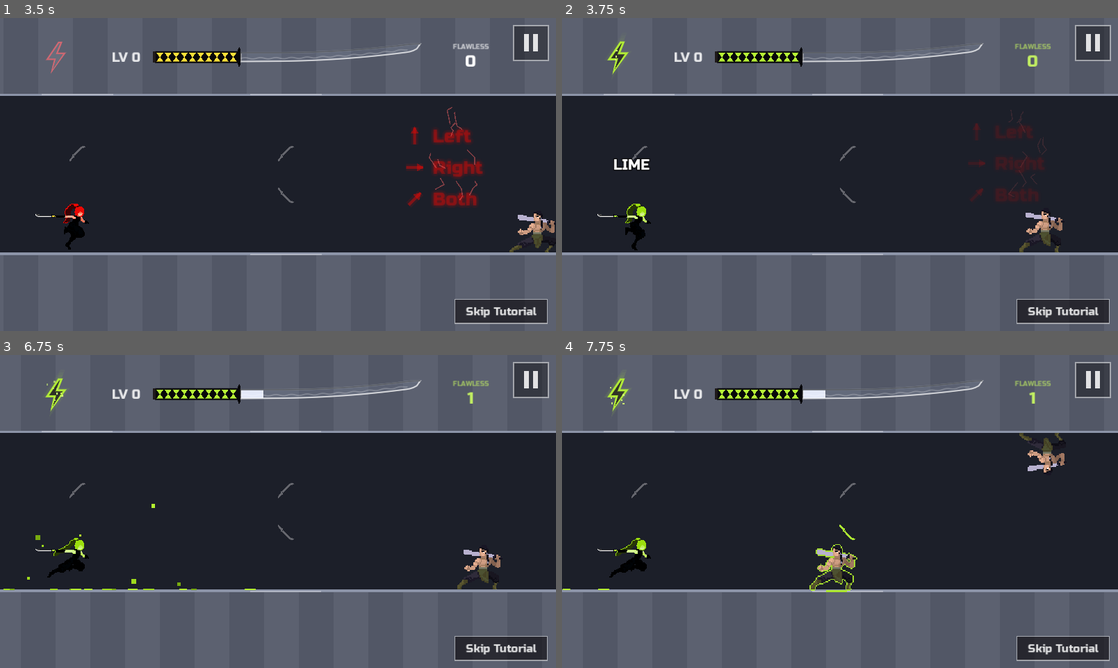
Above: before the commit, frames 1-4 (two rows, left to right).
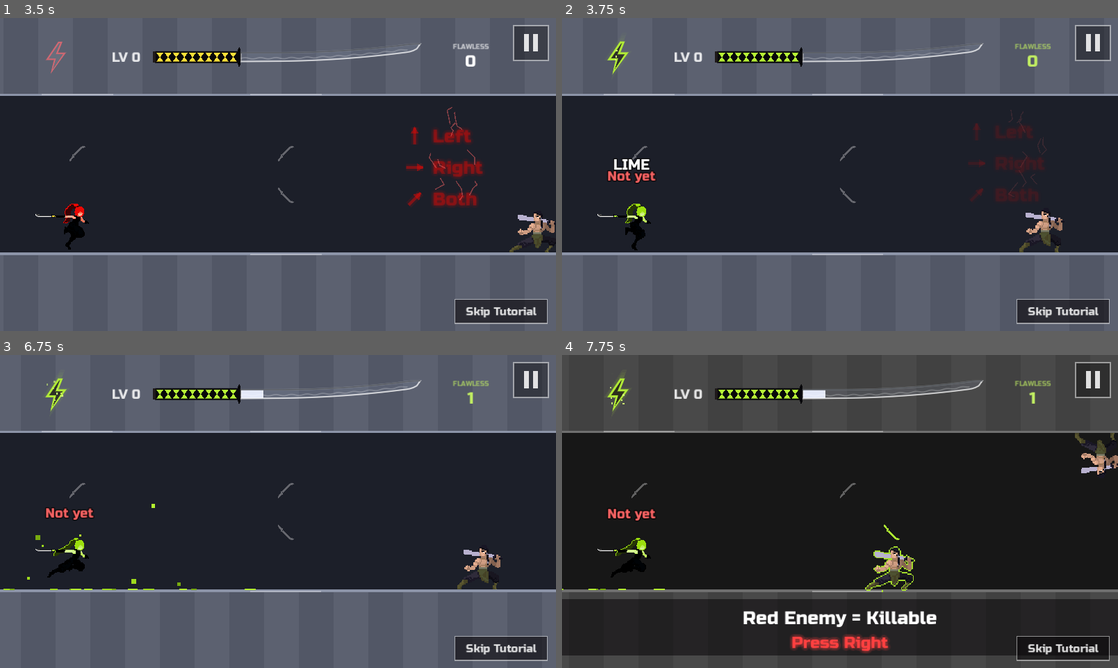
Above: after the commit, the same moments.

Repository: fredsbreads/game-off
Game: Godot game, scene res://scenes/main.tscn
The game is run twice, just before and just after one commit, with the same random seed, the same clock (stepped at 60 frames per second) and the same inputs. Sound files missing from this copy of the repository are replaced by a short silence.
Inputs (mouse positions are in pixels of both pictures, inside the frame that each line leads up to):
- Up to frame 1 (3.5 s): tap Enter at 0.5, 2.1 s; move the mouse to (400, 158) at 0.52 s; hold Right 0.53-1.28 s; hold J (tp_vertical) 0.53-1.28 s; click (400, 158) at 0.67 s; tap Space at 0.77, 1.52, 3.02 s; move the mouse to (166, 190) at 1.27 s; hold Down 1.28-2.03 s; tap Shift at 1.35 s; move the mouse to (333, 105) at 2.02 s; hold Right 2.03-2.78 s; move the mouse to (250, 237) at 2.77 s; hold K (tp_forward) from 2.78 s (still down); tap Keypad Enter at 2.85 s; click (250, 237) at 2.92 s
- Up to frame 2 (3.75 s): move the mouse to (1006, 221) at 3.52 s; release K (tp_forward) at 3.53 s; hold Left from 3.53 s (still down); tap C at 3.6 s
- Up to frame 3 (6.75 s): tap Space at 3.77, 4.52, 6.02 s; tap P (pause) at 4.15 s; move the mouse to (111, 464) at 4.27 s; tap M at 4.35 s; move the mouse to (305, 511) at 5.02 s; release Left at 5.03 s; hold Down 5.03-5.78 s; tap O at 5.1 s; click (305, 511) at 5.17 s; move the mouse to (194, 433) at 5.77 s; hold Right 5.78-6.53 s; tap L at 5.85 s; move the mouse to (400, 495) at 6.52 s; hold K (tp_forward) from 6.53 s (still down); tap 1 at 6.6 s
- Up to frame 4 (7.75 s): tap Space at 6.77, 7.52 s; move the mouse to (728, 527) at 7.27 s; release K (tp_forward) at 7.28 s; hold Right from 7.28 s (still down); tap 5 at 7.35 s; click (728, 527) at 7.42 s

Frame 1 is identical in both runs. In frame 2, 0.2% of the frame differs, in the area x 8-17%, y 48-53%; in frame 3, 0.2%; in frame 4, 49%, in the area x 0-100%, y 0-100%.

Commit message:
Flawless rainbow at a streak of 100; tutorial fixes
The rainbow: at a flawless streak of 100 (while golden), a five-slash
finisher, a new colour on each slash, then a wave of every colour; her
colour then fades round twelve hues (her red, ember, orange, yellow,
lime, green, teal, cyan, blue, indigo, violet, magenta), one a second,
stepping on every hit of an auto-chain. A PERFECT chain then fills the
power-up meter in one go. Quick the second time in a run. Options offers
"Flawless Rainbow" (enabled/disabled) once it's been reached: disabled,
she keeps her colour and the finisher is always the quick one.

Tutorial: time stops at the chain's first enemy too; a press it isn't
taking is told so ("Not yet" and the thud); Skip puts her on the floor at
level 1 with no level-up show; a run starting marks "played" (so the
title screen's level choice shows without dying first).

Diff:
--- a/scripts/hud.gd
+++ b/scripts/hud.gd
@@ -872,6 +872,10 @@
 	_coach.visible = false
 
 
+func set_level_quietly(lv: int) -> void:
+	_top.set_level_quietly(lv)
+
+
 func set_skip_visible(on: bool) -> void:
 	_skip_on = on
 	_skip_button.visible = on and not get_tree().paused
--- a/scripts/main.gd
+++ b/scripts/main.gd
@@ -140,6 +140,10 @@
 # The reward: a flawless streak (kills in a row, no enemy let go, no chain
 # dropped) this long; the next chain that ends on a kill plays the finisher.
 const STREAK_REWARD := 50
+const RAINBOW_STREAK := 100   # ...and the rainbow (see Palette.set_rainbow)
+var _rainbowed_before := false
+var _rainbow_tier := false   # a streak of RAINBOW_STREAK reached (whether or not the rainbow's shown)
+var _fin_rainbow := false   # this finisher is the rainbow one (five slashes)
 # The auto-chain power-up: a meter filled by finished chains (CLEAN 1,
 # PERFECT 2, CHARGE_FULL to fill). Full = she's charged; her next kill that
 # has a chain after it sets it off: the rest of that chain plays itself,
@@ -351,6 +355,7 @@
 		level.spawn_hold = true   # (the tutorial lays its own enemies)
 	Palette.set_pink(0.0)   # every run starts red (her colour is the streak reward)
 	_make_rewind_layer()
+	Palette.set_rainbow(false)
 	player.x = START_X
 	level.start_x = START_X
 	level.enemy_parent = $EnemyLayer
@@ -405,6 +410,8 @@
 
 func begin() -> void:
 	_run_start_level = progression.level   # (the death screen says if it wasn't 1)
+	if progression.level >= 1:
+		_set_save_flag("played")   # (a run, not the tutorial: the level choice can show)
 	hud.menu.close()
 	state = State.PLAYING
 	player.running = true
@@ -516,12 +523,25 @@
 func _wrong_move() -> void:
 	_wrong_sound.play()
 	hud.coach_shake()
+	if not hud._coach.visible or hud._coach_title == "":
+		# No words up: say so by her.
+		var above := Vector2(player.x * Rules.TILE, Rules.body_center_y(player.row) - Rules.TILE * 1.4)
+		if player.row == Rules.Row.CEILING:
+			above.y += Rules.TILE * 2.8
+		text_fx.text(above, "Not yet", 24, Color(1, 0.4, 0.4), Rules.RUN_SPEED * Rules.TILE if player.running else 0.0, 0.6)
+
+
+## A press the tutorial isn't taking right now (its words, the rewind): told so.
+func _refuse_pending() -> void:
+	if _pending_forward or _pending_vertical:
+		_wrong_move()
+	_clear_pending()
 
 
 ## Each frame of the lessons (PLAYING). Returns true while time is stopped.
 func _lesson_frame() -> bool:
 	if _rewinding:
-		_clear_pending()
+		_refuse_pending()
 		_rewind_frame(get_physics_process_delta_time())
 		return true
 	if _save_auto:
@@ -548,6 +568,9 @@
 				_begin_hold("Red Enemy = Killable")
 				return true
 		Lesson.CHAIN:
+			if chain == 0 and kills == _lesson_kills + 1 and not _chain_targets(player.x, player.row).is_empty():
+				_begin_hold("Red Enemy = Killable")   # (the chain's first: a stop too)
+				return true
 			if kills >= _lesson_kills + 1 + CHAIN_STEPS.split(" ").size() + 1 and chain == 0:
 				# The save: a stacked pair, across from each other, run at.
 				_lesson = Lesson.SAVE
@@ -669,6 +692,16 @@
 		progression.level = 1
 		progression.bar = 0.0
 		level.bar_room = progression.bar_size()
+		hud.set_level_quietly(1)   # (no level-up show: it was skipped)
+		# As if the run had just started: on the floor, nothing going on.
+		player.row = Rules.Row.FLOOR
+		player.cooldown = 0
+		chain = 0
+		chain_points = 0
+		_chain_awaiting = false
+		_hitstop = 0.0
+		_tut_hold = false
+		player.frozen = false
 	else:
 		# Before the run: no enemies while what chains do is said, the
 		# katana and the bolt (then the flawless number) popping; then Start.
@@ -704,6 +737,7 @@
 func _start_run_after_tutorial() -> void:
 	if state != State.PLAYING:
 		return
+	_set_save_flag("played")   # (a run: the level choice can show)
 	hud.hide_coach()
 	_run_origin_x = player.x
 	distance = 0.0
@@ -950,6 +984,8 @@
 ## An option changed on the Options screen: a sound previews the new
 ## sound-effects volume (the clash of a duel: what you hear most).
 func _on_option_changed(key: String) -> void:
+	if key == "rainbow" or key == "reset":   # (turned on or off with the rainbow reached: at once)
+		Palette.set_rainbow(_rainbow_tier and Settings.rainbow)
 	if key == "colour" or key == "reset":
 		# Her markers are coloured in code each frame, which stops while paused:
 		# recolour them now, so a colour picked over the game shows at once.
@@ -1189,6 +1225,8 @@
 			if _state_time >= DEATH_FREEZE + DEATH_SLOWMO + DEATH_ANIM_TIME * 0.4:
 				_game_over()
 
+	Palette.rainbow_hold = _auto or _finale_hold or _finishing
+	Palette.tick(delta)
 	_update_knight_threats()
 	_update_pause_visuals()
 	if _tut_hold:
@@ -1328,6 +1366,7 @@
 
 	if move != Rules.Move.NONE and _lesson == Lesson.SAVE and not _save_done:
 		move = Rules.Move.NONE   # (the save: no moves on the way in, until time stops)
+		_wrong_move()
 	if move != Rules.Move.NONE and player.cooldown == 0 and _lesson != Lesson.NONE \
 			and not _would_slash(move):
 		_wrong_move()   # (the lessons: only a move that kills)
@@ -1492,6 +1531,8 @@
 			# a kill (whoever it is): the triple slash, and she takes on her colour.
 			if _auto:
 				_auto_finale(grade)   # (never the streak finisher: only her own chains earn that)
+			elif sweep >= RAINBOW_STREAK and Palette.pink >= 1.0 and not _rainbow_tier and is_instance_valid(_last_felled):
+				_finisher(_last_felled, grade, true)   # the rainbow (100)
 			elif sweep >= STREAK_REWARD and Palette.pink <= 0.0 and is_instance_valid(_last_felled):
 				_finisher(_last_felled, grade)
 			else:
@@ -1504,11 +1545,22 @@
 ## freeze frame while her colour sweeps across the screen; then the chain
 ## ends. The enemy stays standing until it's over, then falls. She keeps the colour
 ## until the streak breaks (_break_streak).
-func _finisher(k: Enemy, grade: String) -> void:
+func _finisher(k: Enemy, grade: String, to_rainbow := false) -> void:
 	# The whole thing the first time in a run; after that, the quick one. With
 	# Red (Hair) picked, always the quick one (no colour changes to show).
+	# The rainbow's (100): five slashes, a new colour on each.
 	var quick := _finished_before or Palette.keeps_red()
 	_finished_before = true
+	_fin_rainbow = to_rainbow
+	if to_rainbow:
+		# Quick the second time in a run, or with the rainbow turned off in
+		# Options (no colours to show: she keeps hers).
+		quick = _rainbowed_before or not Settings.rainbow
+		_rainbowed_before = true
+		_rainbow_tier = true
+		_set_save_flag("rainbow_unlocked")   # (Options now offers "Flawless Rainbow")
+		if Settings.rainbow:
+			Palette.set_rainbow(true)
 	_fin_hop = FINISHER_QUICK_HOP if quick else FINISHER_HOP
 	_fin_strike_fps = 18.0 if quick else FINISHER_STRIKE_FPS
 	_fin_bolt_fps = FINISHER_QUICK_BOLT_FPS if quick else FINISHER_BOLT_FPS
@@ -1538,16 +1590,25 @@
 	var focus := Vector2(k.tile_x * Rules.TILE, Rules.body_center_y(k.row))
 	cam.hold_zoom(focus, FINISHER_ZOOM, 10.0, 0.5)   # centred on the enemy
 	var t := create_tween().set_pause_mode(Tween.TWEEN_PAUSE_STOP)   # (stops while paused)
-	t.tween_interval(_fin_hop)
-	t.tween_callback(_finisher_strike.bind(k, right_x, -1.0, poses[0], ""))
-	t.tween_interval(_fin_hop)
-	t.tween_callback(_finisher_strike.bind(k, left_x, 1.0, poses[1], grade))
+	var order: Array = [poses[0], poses[1]]
+	if to_rainbow:
+		order += [player.last_pose(), poses[0]]
+	for i in order.size():
+		t.tween_interval(_fin_hop)
+		var last := i == order.size() - 1
+		t.tween_callback(_finisher_strike.bind(k, right_x if i % 2 == 0 else left_x, -1.0 if i % 2 == 0 else 1.0, order[i], grade if last else ""))
 	# The freeze frame: pink sweeps across her, then the level-up.
 	t.tween_interval(_fin_after)
-	# A wave across the whole screen, right to left.
+	# A wave across the whole screen, right to left. The rainbow's: every
+	# colour in turn as it crosses.
+	var from_t := [0.0]   # (where the slashes left the rainbow, when the wave starts)
+	t.tween_callback(func() -> void: from_t[0] = Palette.rainbow_pos())
 	var sweep := func(at: float) -> void:
 		var x := lerpf(1.03, -0.03, at)
-		Palette.sweep_to(x)
+		if to_rainbow:
+			Palette.rainbow_at(from_t[0] + at * Palette.RAINBOW_ORDER.size())   # (nothing with the rainbow off)
+		else:
+			Palette.sweep_to(x)
 		hud.show_sweep(x, Palette.flash_colour())
 	t.tween_callback(_pink_shift_sound.play)
 	t.tween_method(sweep, 0.0, 1.0, _fin_sweep)
@@ -1566,6 +1627,8 @@
 	var dir := signf(to_x - player.x)
 	player.x = to_x
 	player.facing = face
+	if _fin_rainbow:
+		Palette.rainbow_next()   # a new colour on each slash
 	fx.strike(from, Vector2(to_x * Rules.TILE, Rules.body_center_y(player.row)), false, _fin_strike_fps)
 	player.strike_from(from_feet)
 	player.strike(pose)
@@ -1793,6 +1856,7 @@
 	player.strike_from(from_feet)
 	player.strike(pose)
 	player.hold_slash(hop)
+	Palette.rainbow_next()
 	_play_strike(true)
 	hud.flash(FINISHER_STRIKE_FLASH, 0.1)
 	if is_instance_valid(k):
@@ -1830,6 +1894,7 @@
 	cam.hold_zoom(body, 0.0, 3.0)
 	cam.punch(body, 0.15, 0.6)
 	cam.shake(AUTO_FINALE_SHAKE_TIME, AUTO_FINALE_SHAKE)
+	Palette.rainbow_next()
 	_auto_finale_sound.play()
 	_auto_finale_layer.pitch_scale = 0.85   # deeper than a knight's last hit
 	_auto_finale_layer.play()
@@ -1944,10 +2009,15 @@
 ## back to 0, and if she had her colour, she loses it, with a crack.
 func _break_streak() -> void:
 	sweep = 0
+	_rainbow_tier = false
 	if Palette.pink > 0.0 and not _finishing:
 		_lose_colour_sound.pitch_scale = _jitter()
 		_lose_colour_sound.play()
-		create_tween().set_pause_mode(Tween.TWEEN_PAUSE_STOP).tween_method(Palette.set_pink, Palette.pink, 0.0, LOSE_COLOUR_TIME)
+		var t := create_tween().set_pause_mode(Tween.TWEEN_PAUSE_STOP)
+		t.tween_method(Palette.set_pink, Palette.pink, 0.0, LOSE_COLOUR_TIME)
+		t.tween_callback(func() -> void:
+			if sweep < STREAK_REWARD:
+				Palette.set_rainbow(false))   # (back to her picked colour, for next time)
 
 
 func _finisher_done(k: Enemy, focus: Vector2) -> void:
@@ -2208,6 +2278,8 @@
 	kill_score += points
 	sweep += 1
 	best_sweep = maxi(best_sweep, sweep)
+	if _auto:
+		Palette.rainbow_next()   # (the rainbow: a new colour on every hit of the auto-chain)
 	if knight and knight.hits_left() > 1:
 		_clash(knight)
 		return
@@ -2328,6 +2400,8 @@
 			var gain := int(CHARGE_GAIN.get(grade, 0))
 			if grade == "PERFECT" and Palette.pink >= 1.0:
 				gain = CHARGE_GOLDEN_PERFECT   # golden: her perfect chains count double
+			if grade == "PERFECT" and _rainbow_tier:
+				gain = CHARGE_FULL   # the rainbow: a perfect chain fills it in one go
 			_add_charge(gain)
 		if grade != "SINGLE":
 			var above := Vector2(player.x * Rules.TILE, Rules.body_center_y(player.row) - Rules.TILE * 1.4)
--- a/scripts/options_menu.gd
+++ b/scripts/options_menu.gd
@@ -28,6 +28,7 @@
 # key, label (actions have no key; their label is the button text)
 const ROWS := [
 	{"key": "colour", "label": "Flawless Color"},
+	{"key": "rainbow", "label": "Flawless Rainbow"},   # (only once she's had it: see open())
 	{"key": "music", "label": "Music"},
 	{"key": "sfx", "label": "Sound Effects"},
 	{"key": "shake", "label": "Camera Shake & Zoom"},   # (screen shake and the camera's zooms in)
@@ -52,6 +53,8 @@
 
 func open() -> void:
 	_rows = ROWS.duplicate()
+	if not Settings.rainbow_unlocked():
+		_rows = _rows.filter(func(r: Dictionary) -> bool: return r.get("key", "") != "rainbow")
 	if Hud.rotated:
 		_rows.insert(_rows.size() - 2, FLIP_ROW)
 	_selected = 0
@@ -135,7 +138,7 @@
 	if at == -1:   # (a saved value between steps: the nearest one)
 		at = _nearest(values, Settings.get_value(key))
 	# Colours, flashes and shake go round; volumes stop at their ends.
-	var to := posmod(at + dir, values.size()) if key in ["colour", "flashes", "shake"] else clampi(at + dir, 0, values.size() - 1)
+	var to := posmod(at + dir, values.size()) if key in ["colour", "rainbow", "flashes", "shake"] else clampi(at + dir, 0, values.size() - 1)
 	if to == at:
 		return
 	Settings.set_value(key, values[to])
@@ -148,6 +151,7 @@
 	match key:
 		"colour":   # (the default's own colour isn't listed again under its name)
 			return ["default"] + Palette.COLOURS.keys().filter(func(k: String) -> bool: return k != Palette.COLOUR)
+		"rainbow": return [true, false]
 		"music", "sfx": return STEPS_VOLUME
 		"shake": return STEPS_SHAKE
 		"flashes": return [0.0, Settings.FLASH_SOFT, 1.0]   # None, Soft, Full
@@ -169,6 +173,8 @@
 	match key:
 		"colour":
 			return ("%s (Default)" % Palette.display_name(Palette.COLOUR)) if v == "default" else Palette.display_name(String(v))
+		"rainbow":
+			return "Enabled" if bool(v) else "Disabled"
 		"shake":
 			return "Full" if float(v) >= 0.99 else ("None" if float(v) <= 0.001 else "Soft")
 		"music", "sfx":
--- a/scripts/palette.gd
+++ b/scripts/palette.gd
@@ -79,11 +79,85 @@
 		push_warning("Palette: no colour called '%s', using ember" % name)
 		name = "ember"
 	colour_name = name
-	_hsv = COLOURS[name]
+	_hsv = COLOURS[name].duplicate()
 	RenderingServer.global_shader_parameter_set("accent_hue", float(_hsv[0]))
 	RenderingServer.global_shader_parameter_set("accent_sat", float(_hsv[1]))
 	RenderingServer.global_shader_parameter_set("accent_val", float(_hsv[2]))
 	RenderingServer.global_shader_parameter_set("accent2", secondary())   # (her katana's hilt)
+
+
+# --- The rainbow (a flawless streak of 100) ----------------------------------
+# Her colour fades from one of these to the next, RAINBOW_STEP seconds each,
+# whatever colour is picked in Options; in an auto-chain it steps on every hit.
+
+## Its own list (not the Options colours): twelve hues round the wheel, her
+## red first, and an indigo between blue and violet. [name, hue, sat x, val x]
+## as in COLOURS ("red" here is her red as a hue: 0.99).
+const RAINBOW_ORDER := [
+	["red", 0.99, 1.0, 1.0], ["ember", 0.045, 1.0, 1.0], ["orange", 0.07, 1.0, 1.0],
+	["yellow", 0.14, 0.95, 1.05], ["lime", 0.22, 0.95, 0.95], ["green", 0.33, 0.95, 0.85],
+	["teal", 0.47, 1.0, 0.8], ["cyan", 0.53, 0.9, 1.0], ["blue", 0.61, 0.95, 1.0],
+	["indigo", 0.68, 0.95, 1.0], ["violet", 0.74, 0.85, 1.0], ["magenta", 0.85, 0.9, 0.95],
+]
+const RAINBOW_STEP := 1.0
+static var rainbow := false
+## While true (an auto-chain, a finisher), the rainbow doesn't fade on its own.
+static var rainbow_hold := false
+static var _rainbow_t := 0.0
+
+
+## On: the rainbow takes over her colour. Off: back to the colour picked.
+static func set_rainbow(on: bool) -> void:
+	if on == rainbow:
+		return
+	rainbow = on
+	if on:
+		# From the colour she has (one not in it, e.g. Pink: from her red).
+		_rainbow_t = 0.0
+		for i in RAINBOW_ORDER.size():
+			if RAINBOW_ORDER[i][0] == colour_name:
+				_rainbow_t = float(i)
+		tick(0.0)
+	else:
+		use_colour(colour_name)
+
+
+## The next colour at once (a hit in an auto-chain, a finisher's slash).
+static func rainbow_next() -> void:
+	rainbow_at(floorf(_rainbow_t) + 1.0)
+
+
+## Jump to a point in the rainbow (0 = its first colour, 1 = the next...).
+static func rainbow_at(t: float) -> void:
+	if not rainbow:
+		return
+	_rainbow_t = fposmod(t, float(RAINBOW_ORDER.size()))
+	tick(0.0)
+
+
+static func rainbow_pos() -> float:
+	return _rainbow_t
+
+
+## Called every frame (main.gd): fades the rainbow on.
+static func tick(delta: float) -> void:
+	if not rainbow:
+		return
+	var n := RAINBOW_ORDER.size()
+	if not rainbow_hold:
+		_rainbow_t = fposmod(_rainbow_t + delta / RAINBOW_STEP, float(n))
+	var i := int(_rainbow_t)
+	var f := _rainbow_t - float(i)
+	var a: Array = RAINBOW_ORDER[i].slice(1)
+	var b: Array = RAINBOW_ORDER[(i + 1) % n].slice(1)
+	var dh := fposmod(float(b[0]) - float(a[0]) + 0.5, 1.0) - 0.5   # (the short way round)
+	_hsv[0] = fposmod(float(a[0]) + dh * f, 1.0)
+	_hsv[1] = lerpf(float(a[1]), float(b[1]), f)
+	_hsv[2] = lerpf(float(a[2]), float(b[2]), f)
+	RenderingServer.global_shader_parameter_set("accent_hue", float(_hsv[0]))
+	RenderingServer.global_shader_parameter_set("accent_sat", float(_hsv[1]))
+	RenderingServer.global_shader_parameter_set("accent_val", float(_hsv[2]))
+	RenderingServer.global_shader_parameter_set("accent2", secondary())
 
 
 ## The next colour in COLOURS (the C key). Returns its name.
--- a/scripts/settings.gd
+++ b/scripts/settings.gd
@@ -18,7 +18,19 @@
 static var flashes := 1.0
 const FLASH_SOFT := 0.3
 
-const DEFAULTS := {"colour": "default", "music": 1.0, "sfx": 1.0, "shake": 1.0, "flashes": 1.0}
+## The rainbow at a flawless streak of 100 (the "Flawless Rainbow" option,
+## offered once she's had it): off = she keeps her flawless colour.
+static var rainbow := true
+
+const DEFAULTS := {"colour": "default", "rainbow": true, "music": 1.0, "sfx": 1.0, "shake": 1.0, "flashes": 1.0}
+
+
+## True once she's reached the rainbow in any run (kept in the save file):
+## the Options screen then offers "Flawless Rainbow".
+static func rainbow_unlocked() -> bool:
+	var cfg := ConfigFile.new()
+	cfg.load(SAVE_PATH)
+	return bool(cfg.get_value("progress", "rainbow_unlocked", false))
 
 
 static func load_all() -> void:
@@ -27,6 +39,7 @@
 	colour = String(cfg.get_value("settings", "colour", DEFAULTS["colour"]))
 	if colour == Palette.COLOUR:
 		colour = "default"   # (the default's own colour, picked by name before it was dropped from the list)
+	rainbow = bool(cfg.get_value("settings", "rainbow", DEFAULTS["rainbow"]))
 	music = float(cfg.get_value("settings", "music", DEFAULTS["music"]))
 	sfx = float(cfg.get_value("settings", "sfx", DEFAULTS["sfx"]))
 	shake = float(cfg.get_value("settings", "shake", DEFAULTS["shake"]))
@@ -52,6 +65,7 @@
 static func get_value(key: String) -> Variant:
 	match key:
 		"colour": return colour
+		"rainbow": return rainbow
 		"music": return music
 		"sfx": return sfx
 		"shake": return shake
@@ -62,6 +76,7 @@
 static func set_value(key: String, value: Variant) -> void:
 	match key:
 		"colour": colour = String(value)
+		"rainbow": rainbow = bool(value)
 		"music": music = float(value)
 		"sfx": sfx = float(value)
 		"shake": shake = float(value)
--- a/scripts/top_bar.gd
+++ b/scripts/top_bar.gd
@@ -191,6 +191,15 @@
 		# This chain levelled up: no result act, the level-up plays at once.
 		_result = {}
 	_show_level(_result["level"] if not _result.is_empty() else lv)
+
+
+## The level, shown at once (no level-up: the tutorial skipped to level 1).
+func set_level_quietly(lv: int) -> void:
+	level = lv
+	_shown_level = lv
+	_latest_level = lv
+	_level_up = -1.0
+	_result = {}
 
 
 func _show_level(lv: int) -> void:
